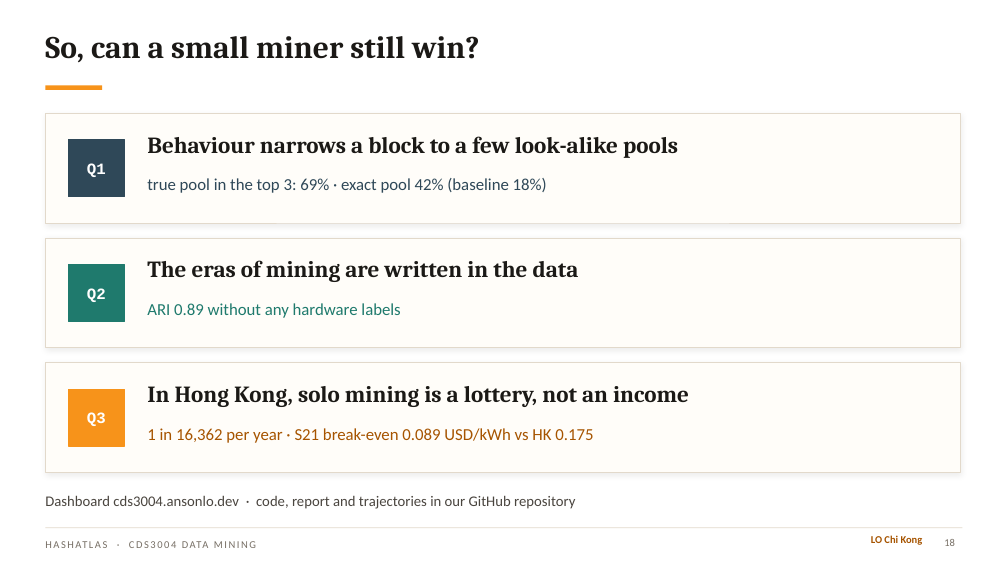
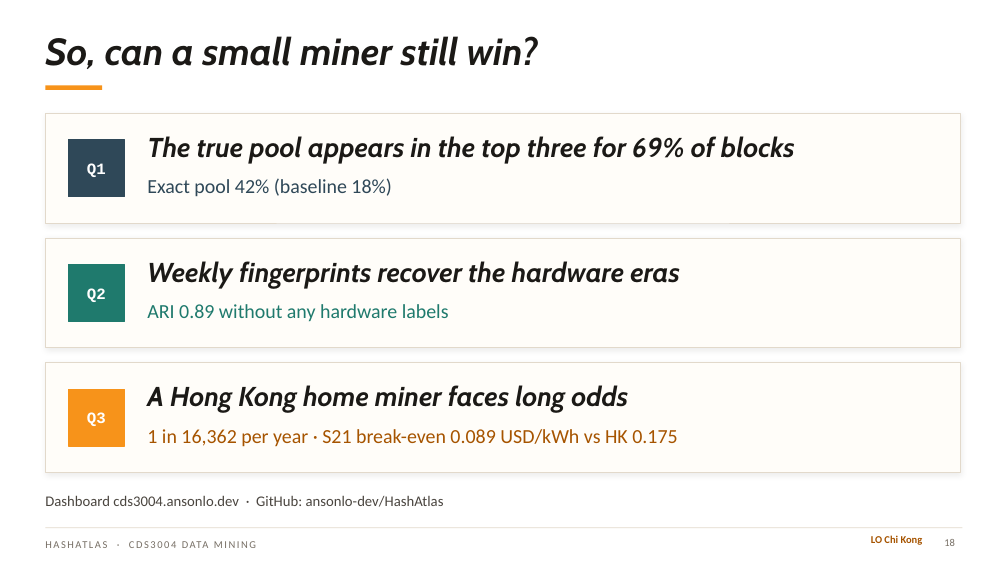
Before and after one commit to ansonlo-dev/HashAtlas, a slide deck: slide 18 of presentation/HashAtlas.pptx. Drawn at 1008x567 pixels with LibreOffice and Linux fonts; fonts in the diff are those of the drawing; background and template pictures are left out. Boxes give left, top, right and bottom in pixels: in the first picture for what was removed or moved away, otherwise in the second. Text is boxed around its words. In the diff, an @@ line names an element or a change of style, - is before the commit and + after.

```diff
--- a/presentation/HashAtlas.pptx
+++ b/presentation/HashAtlas.pptx
@@ title "So, can a small miner ..." at (45,36,538,69): size 30 to 36 pt, font Cambria to Cabin, italic on @@
@@ text at (147,136,795,163): text changed; size 22 to 26 pt; font Cambria to Cabin; italic on @@
-Behaviour narrows a block to a few look-alike pools
+The true pool appears in the top three for 69% of blocks
@@ text at (147,178,391,197): text changed; size 16 to 19 pt @@
-true pool in the top 3: 69% · exact pool 42% (baseline 18%)
+Exact pool 42% (baseline 18%)
@@ text at (147,261,680,288): text changed; size 22 to 26 pt; font Cambria to Cabin; italic on @@
-The eras of mining are written in the data
+Weekly fingerprints recover the hardware eras
@@ text "ARI 0.89 without any hardware ..." at (147,304,449,322): size 16 to 19 pt @@
@@ text at (147,385,628,412): text changed; size 22 to 26 pt; font Cambria to Cabin; italic on @@
-In Hong Kong, solo mining is a lottery, not an income
+A Hong Kong home miner faces long odds
@@ text "1 in 16,362 per year ..." at (147,429,677,447): size 16 to 19 pt @@
@@ text at (45,495,444,507): text changed @@
-Dashboard cds3004.ansonlo.dev · code, report and trajectories in our GitHub repository
+Dashboard cds3004.ansonlo.dev · GitHub: ansonlo-dev/HashAtlas
```
Also in this commit, not shown: 21 other slides changed, 1 slide added, 15 other files.
